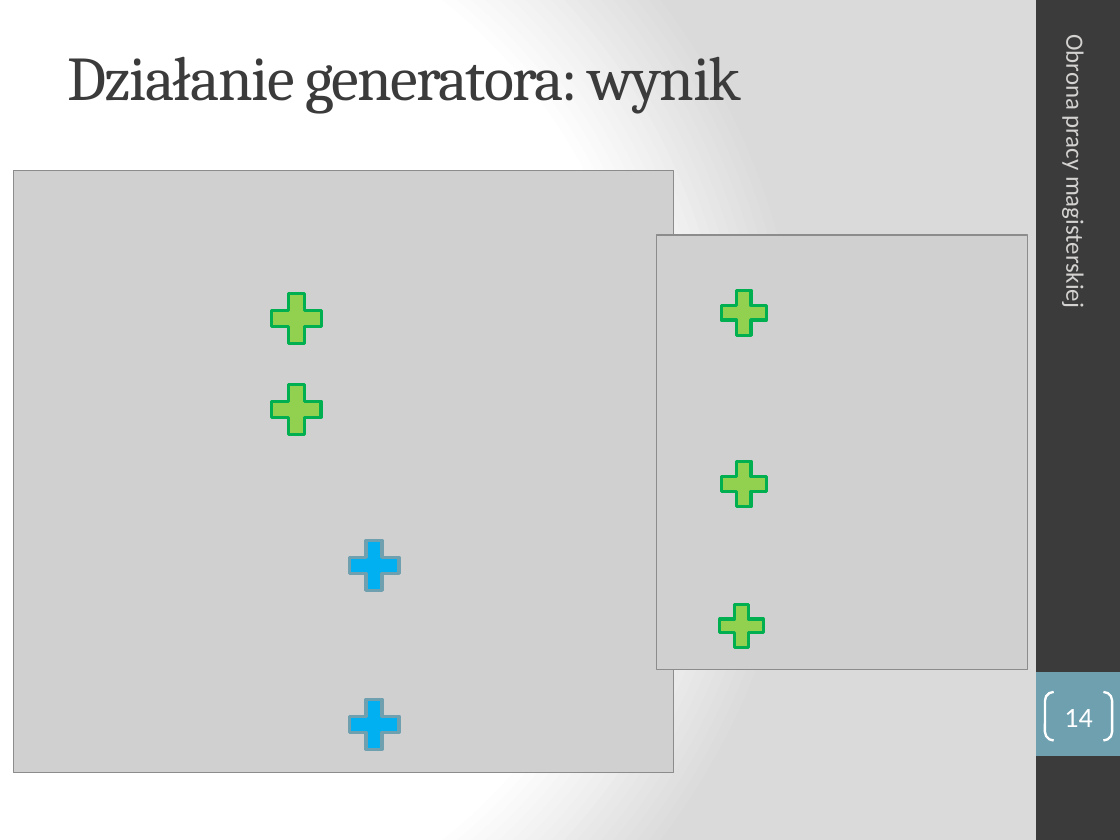
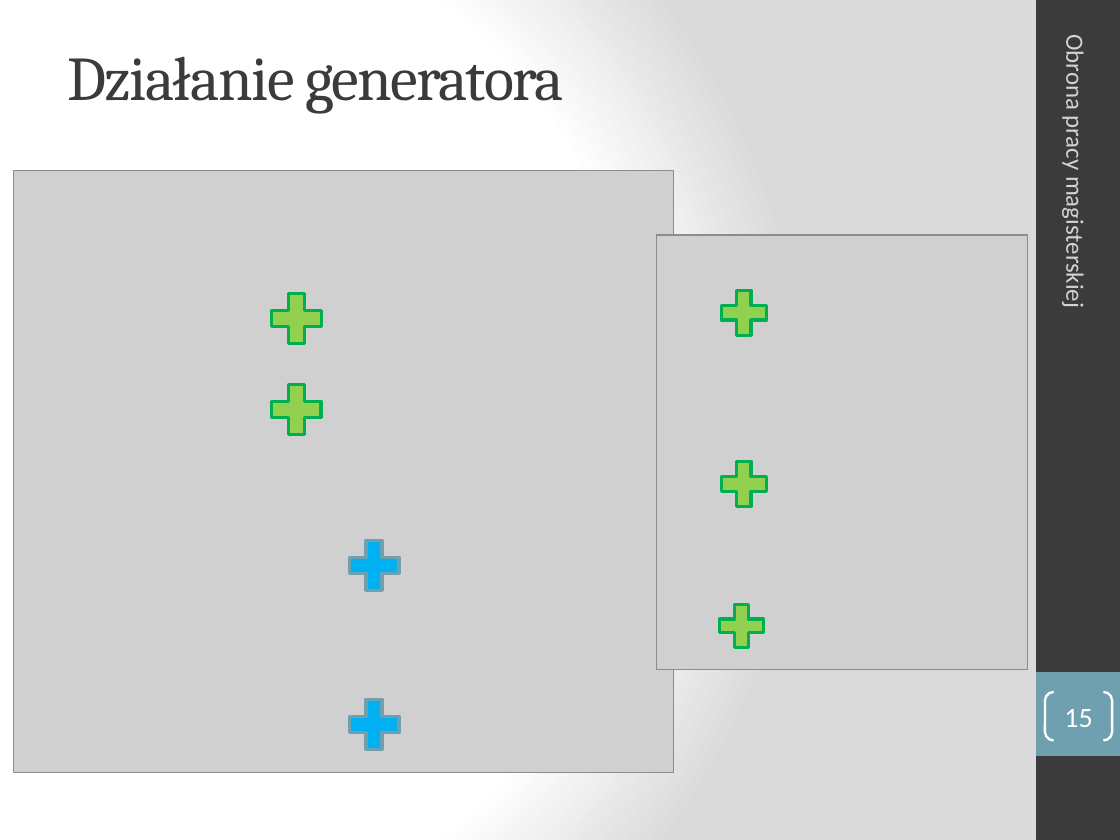
Before and after one commit to manisero/MasterThesis, a slide deck: slide 15 of thesis/presentation/presentation.pptx (slide 14 before the commit). Drawn at 1120x840 pixels with LibreOffice and Linux fonts; fonts in the diff are those of the drawing; grey boxes stand for pictures. Boxes give left, top, right and bottom in pixels: in the first picture for what was removed or moved away, otherwise in the second. Text is boxed around its words. In the diff, an @@ line names an element or a change of style, - is before the commit and + after.

```diff
--- a/thesis/presentation/presentation.pptx
+++ b/thesis/presentation/presentation.pptx
@@ title at (x1=67, y1=56, x2=563, y2=114): text changed @@
-Działanie generatora: wynik
+Działanie generatora
@@ page number at (x1=1064, y1=709, x2=1092, y2=727): text changed @@
-14
+15
```
Also in this commit, not shown: 5 other slides changed, 1 slide added, 1 other file.
